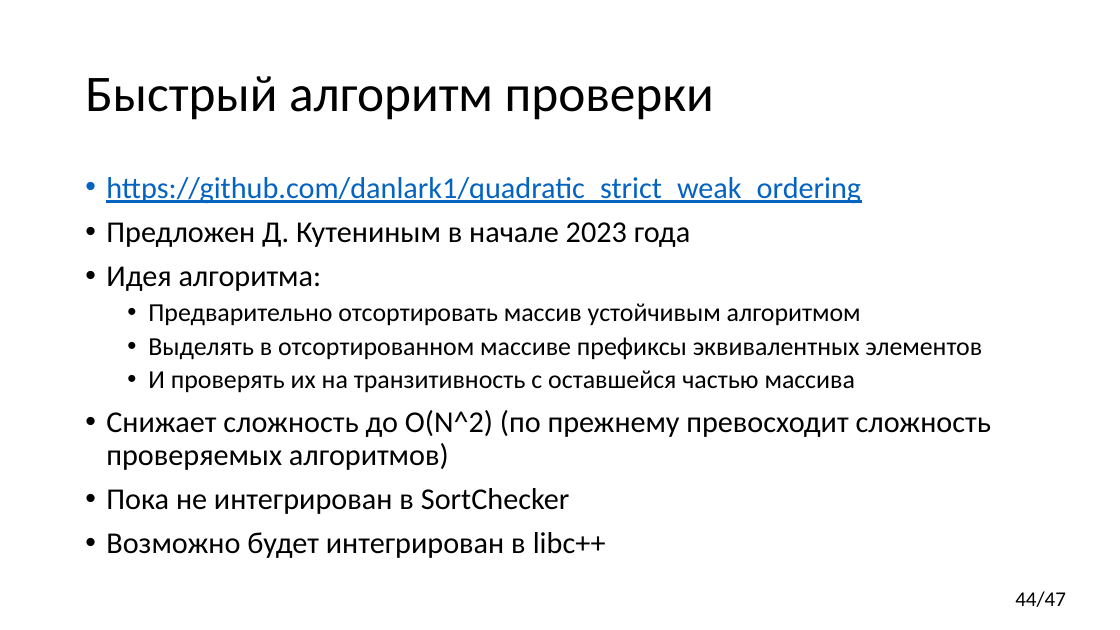
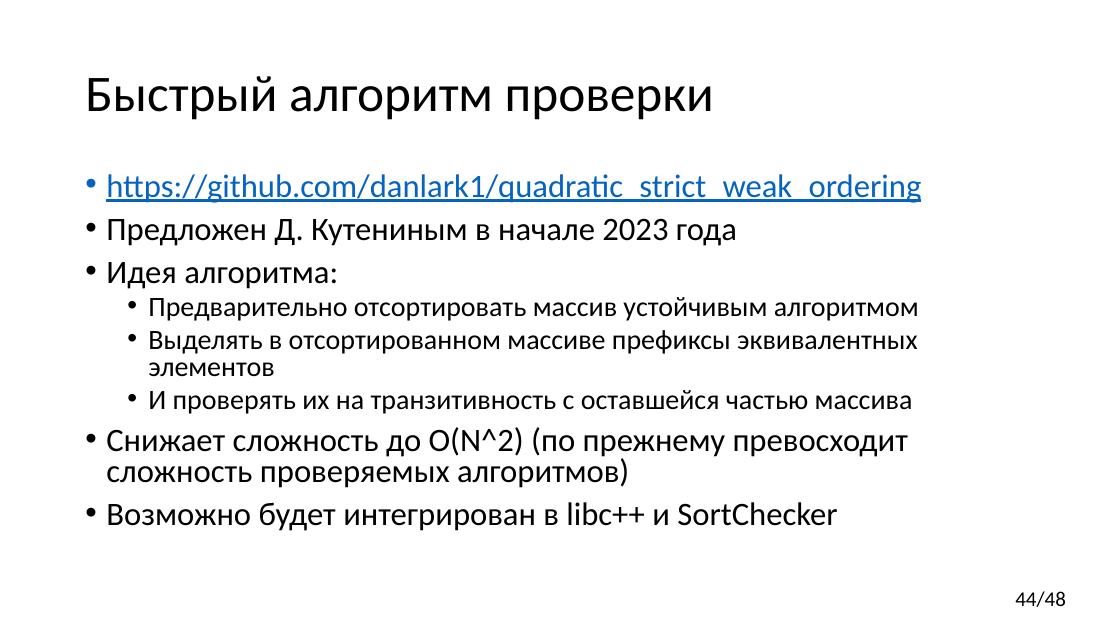
Before and after one commit to yugr/CppRussia, a slide deck: slide 44 of 2023/RU.pptx. Drawn at 1120x630 pixels with LibreOffice and Linux fonts; fonts in the diff are those of the drawing. Boxes give left, top, right and bottom in pixels: in the first picture for what was removed or moved away, otherwise in the second. Text is boxed around its words. In the diff, an @@ line names an element or a change of style, - is before the commit and + after.

```diff
--- a/2023/RU.pptx
+++ b/2023/RU.pptx
@@ text at (x1=106, y1=174, x2=921, y2=488): size 25.9 to 28 pt in "https://github.com/danlark1/quadratic_strict_weak_ordering", "Предложен Д. Кутениным в начале 2023 года", "Идея алгоритма:", "Снижает сложность до O(N^2) (по прежнему превосходит ..."; size 22.2 to 24 pt in "Предварительно отсортировать массив устойчивым алгоритмом", "Выделять в отсортированном массиве префиксы эквивалентных эл ...", "И проверять их на транзитивность с оставшейся ..."; line spacing 0.9 to 0.8 @@
@@ text at (x1=106, y1=502, x2=837, y2=531): text changed; size 25.9 to 28 pt @@
-• Пока не интегрирован в SortChecker
-• Возможно будет интегрирован в libc++
+• Возможно будет интегрирован в libc++ и SortChecker
@@ page number at (x1=1015, y1=591, x2=1066, y2=607): text changed @@
-44/47
+44/48
```
Also in this commit, not shown: 7 other slides changed.
